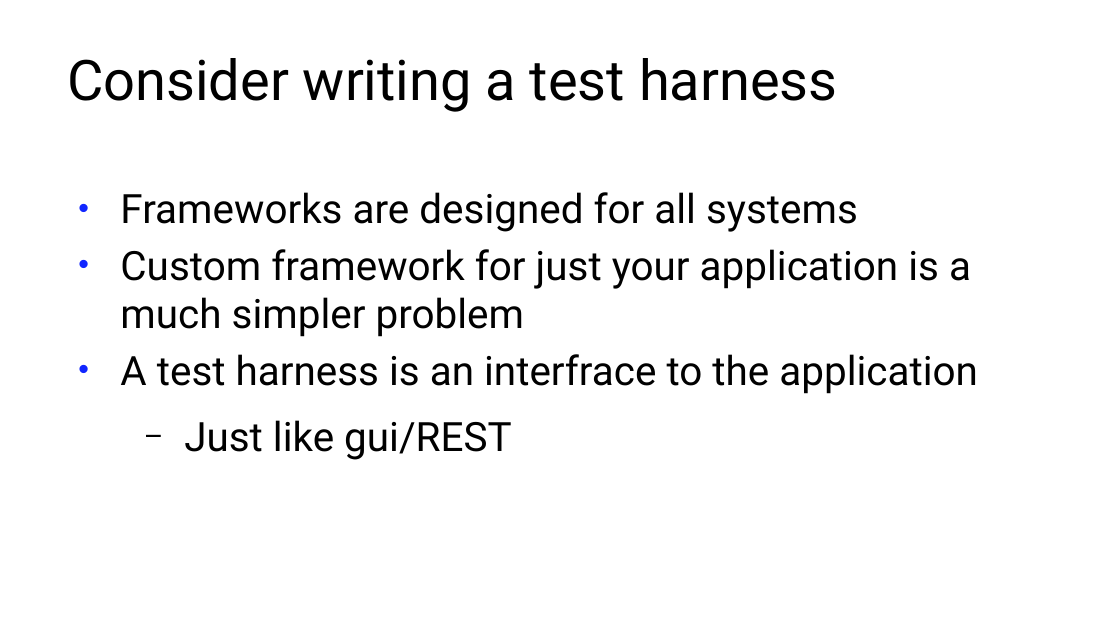
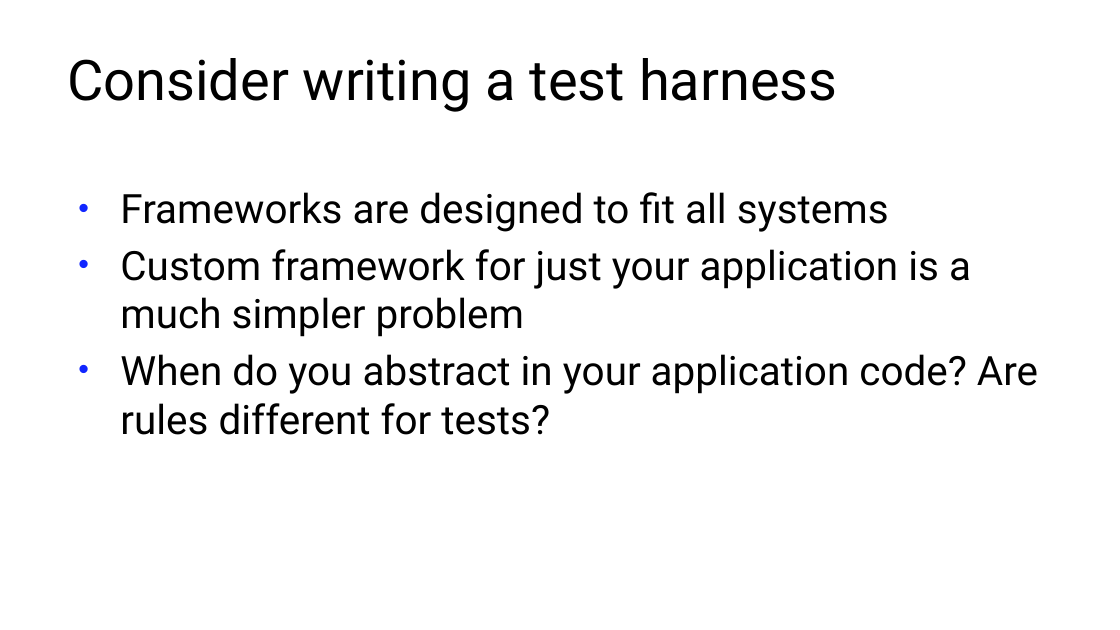
Before and after one commit to hyperfnugg/todo, a slide deck: slide 10 of presentation.odp (slide 12 before the commit). Drawn at 1120x630 pixels with LibreOffice and Linux fonts; fonts in the diff are those of the drawing; background and template pictures are left out. Boxes give left, top, right and bottom in pixels: in the first picture for what was removed or moved away, otherwise in the second. Text is boxed around its words. In the diff, an @@ line names an element or a change of style, - is before the commit and + after.

Commit message:
Updated presentation

```diff
--- a/presentation.odp
+++ b/presentation.odp
@@ text at [120,192,889,232]: text changed @@
-• Frameworks are designed for all systems
+• Frameworks are designed to fit all systems
@@ text at [120,354,1038,435]: text changed @@
-• A test harness is an interfrace to the application
-  − Just like gui/REST
+• When do you abstract in your application code? Are rules different for tests?
```
Also in this commit, not shown: 2 slides added.
